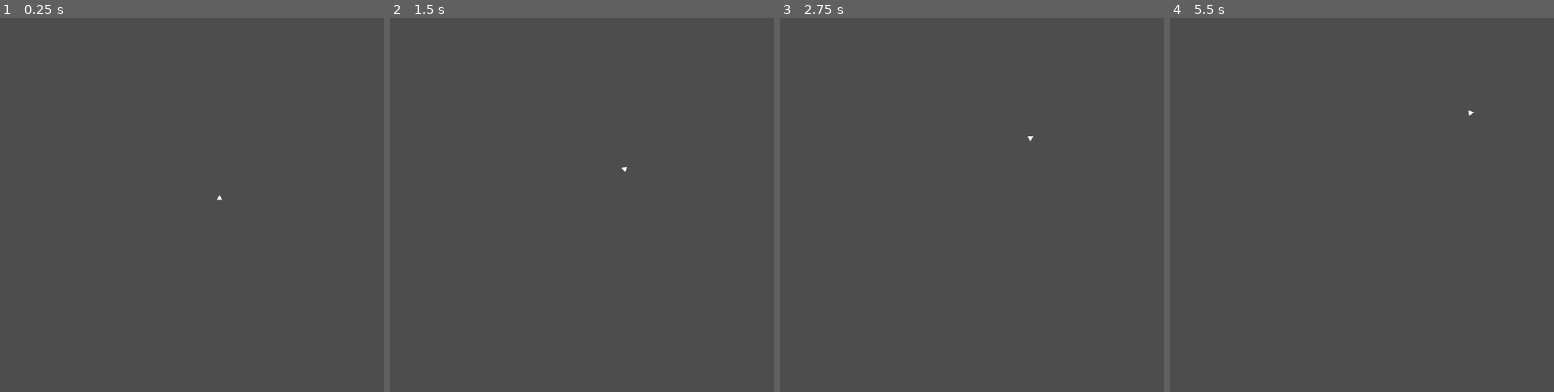
Above: before the commit, frames 1-4 (left to right).
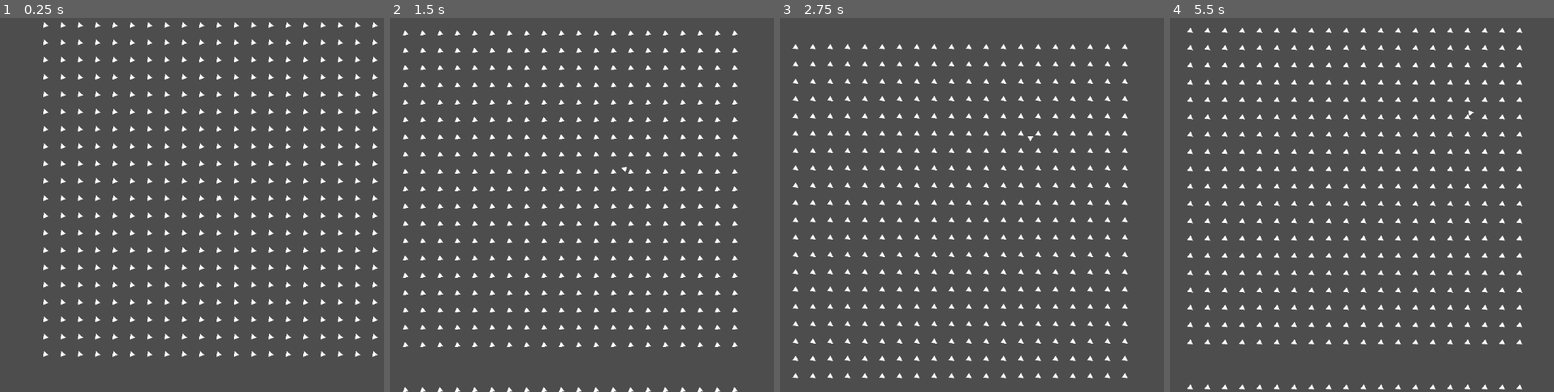
Above: after the commit, the same moments.

Repository: mnumanuyar/2d_plane_swarm_sim
Game: Godot game, scene res://scenes/game.tscn
Same seed, same stepped clock (60 frames per second), same inputs: the game is played once before the commit and once after it.
Inputs:
- Up to frame 1 (0.25 s): no input
- Up to frame 2 (1.5 s): hold Right (ui_right) 0.53-1.28 s; hold Left (ui_left) from 1.28 s (still down)
- Up to frame 3 (2.75 s): release Left (ui_left) at 2.03 s; hold Right (ui_right) from 2.03 s (still down)
- Up to frame 4 (5.5 s): release Right (ui_right) at 3.53 s; hold Left (ui_left) from 3.53 s (still down)

The runs differ from the first frame. In frame 1, 5.3% of the frame differs, in the area x 11-99%, y 1-91%; in frame 2, 5.1%; in frame 3, 5.3%; in frame 4, 5.4%, in the area x 4-92%, y 2-100%.

Commit message:
add spawner

Diff:
--- a/scenes/game.tscn
+++ b/scenes/game.tscn
@@ -1,6 +1,7 @@
-[gd_scene load_steps=2 format=3 uid="uid://dkr1bdfqcmtxh"]
+[gd_scene load_steps=3 format=3 uid="uid://dkr1bdfqcmtxh"]
 
 [ext_resource type="PackedScene" uid="uid://otkfkfkmg7sl" path="res://scenes/plane.tscn" id="1_5jaa1"]
+[ext_resource type="Script" path="res://scripts/spawner.gd" id="2_62apw"]
 
 [node name="Game" type="Node2D"]
 
@@ -8,3 +9,6 @@
 metadata/controllable = true
 
 [node name="Camera2D" type="Camera2D" parent="."]
+
+[node name="spawner" type="Node" parent="."]
+script = ExtResource("2_62apw")
--- /dev/null
+++ b/scripts/spawner.gd
@@ -0,0 +1,16 @@
+extends Node
+
+var plane = preload("res://scenes/plane.tscn")
+# Called when the node enters the scene tree for the first time.
+func _ready():
+	for x in range(-10,10,1):
+		for y in range(-10,10,1):
+			var instance =plane.instantiate()
+			instance.global_transform.origin.x = x*30
+			instance.global_transform.origin.y = y*30
+			add_child(instance)
+
+
+# Called every frame. 'delta' is the elapsed time since the previous frame.
+func _process(delta):
+	pass
